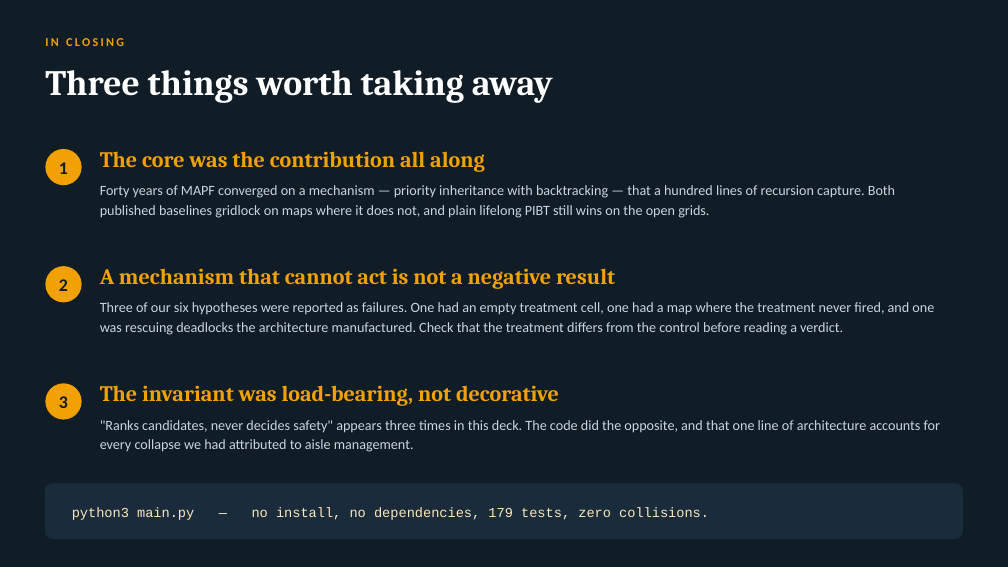
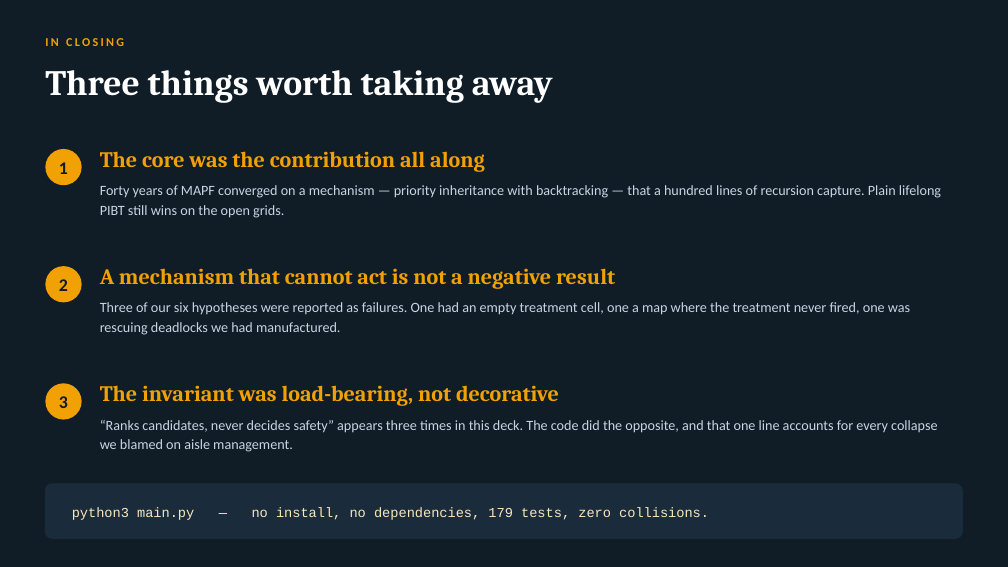
Before and after one commit to sinayanaik/aisleflow, a slide deck: slide 20 of docs/aisleflow-mapf-presentation.pptx. Drawn at 1008x567 pixels with LibreOffice and Linux fonts; fonts in the diff are those of the drawing. Boxes give left, top, right and bottom in pixels: in the first picture for what was removed or moved away, otherwise in the second. Text is boxed around its words. In the diff, an @@ line names an element or a change of style, - is before the commit and + after.

```diff
--- a/docs/aisleflow-mapf-presentation.pptx
+++ b/docs/aisleflow-mapf-presentation.pptx
@@ text at (100, 185, 941, 218): text changed @@
-Forty years of MAPF converged on a mechanism — priority inheritance with backtracking — that a hundred lines of recursion capture. Both published baselines gridlock on maps where it does not, and plain lifelong PIBT still wins on the open grids.
+Forty years of MAPF converged on a mechanism — priority inheritance with backtracking — that a hundred lines of recursion capture. Plain lifelong PIBT still wins on the open grids.
@@ text at (100, 302, 910, 335): text changed @@
-Three of our six hypotheses were reported as failures. One had an empty treatment cell, one had a map where the treatment never fired, and one was rescuing deadlocks the architecture manufactured. Check that the treatment differs from the control before reading a verdict.
+Three of our six hypotheses were reported as failures. One had an empty treatment cell, one a map where the treatment never fired, one was rescuing deadlocks we had manufactured.
@@ text at (100, 420, 937, 452): text changed @@
-"Ranks candidates, never decides safety" appears three times in this deck. The code did the opposite, and that one line of architecture accounts for every collapse we had attributed to aisle management.
+“Ranks candidates, never decides safety” appears three times in this deck. The code did the opposite, and that one line accounts for every collapse we blamed on aisle management.
```
Also in this commit, not shown: 9 other slides changed.
